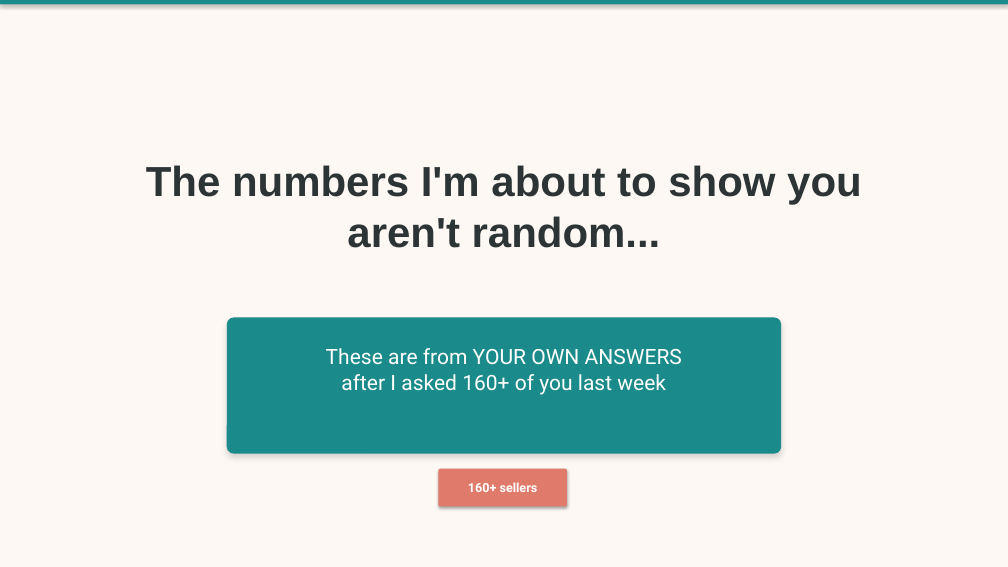
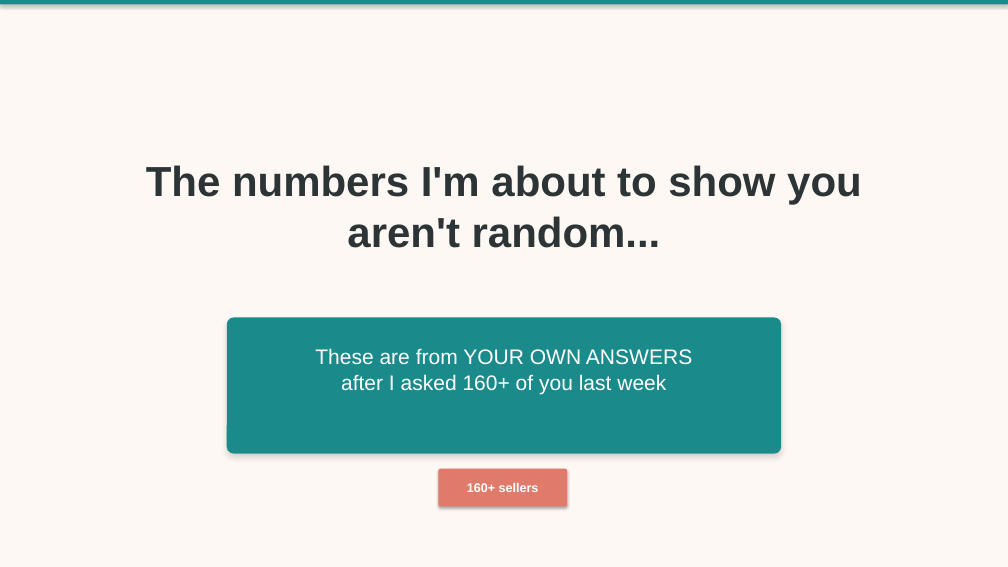
Before and after one commit to seeeadd/webby-slides-bailey, a slide deck: slide 12 of Bailey_Etsy_Reset_Redesign_v1.pptx. Drawn at 1008x567 pixels with LibreOffice and Linux fonts; fonts in the diff are those of the drawing. Boxes give left, top, right and bottom in pixels: in the first picture for what was removed or moved away, otherwise in the second. Text is boxed around its words. In the diff, an @@ line names an element or a change of style, - is before the commit and + after.

```diff
--- a/Bailey_Etsy_Reset_Redesign_v1.pptx
+++ b/Bailey_Etsy_Reset_Redesign_v1.pptx
@@ text "These are from YOUR OWN ..." at (x1=315, y1=348, x2=692, y2=394): font Roboto to Arial @@
@@ rounded rectangle "160+ sellers" at (x1=439, y1=469, x2=567, y2=507): font Roboto to Arial @@
```
Also in this commit, not shown: 15 other slides changed, 1 other file.
